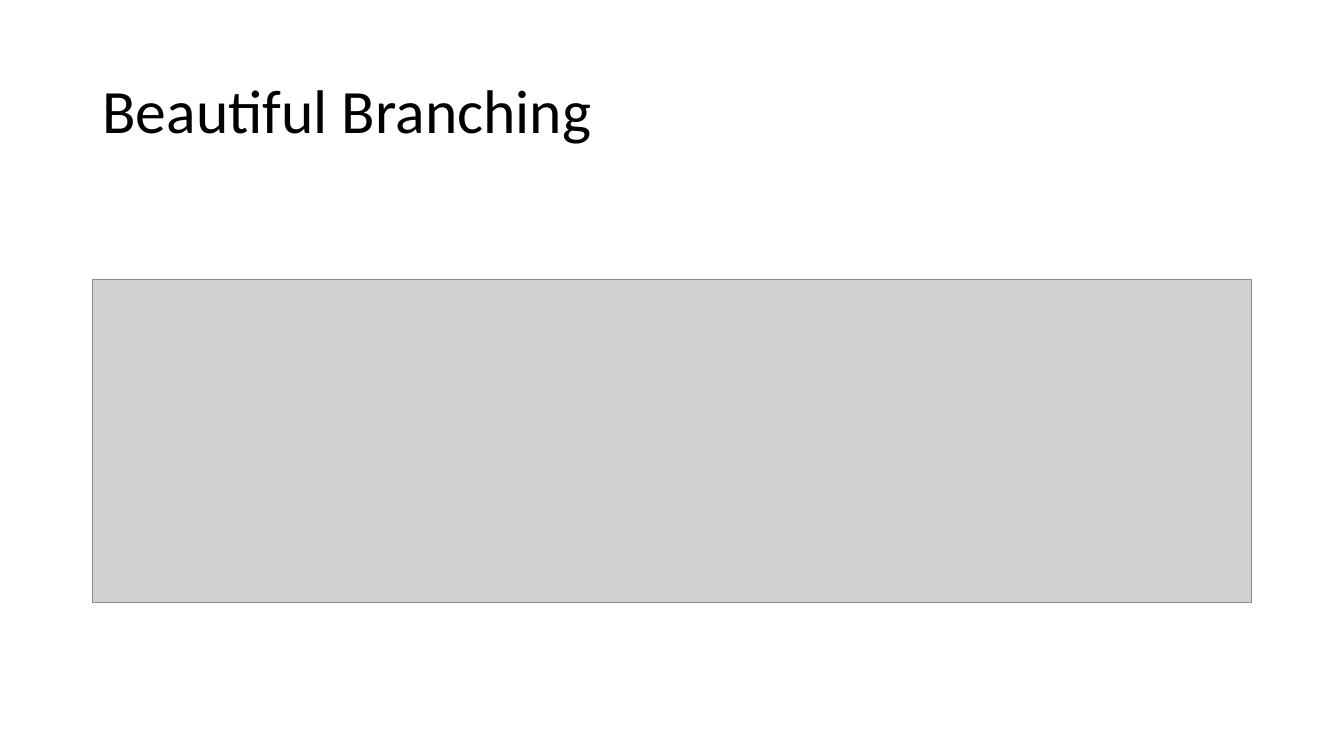
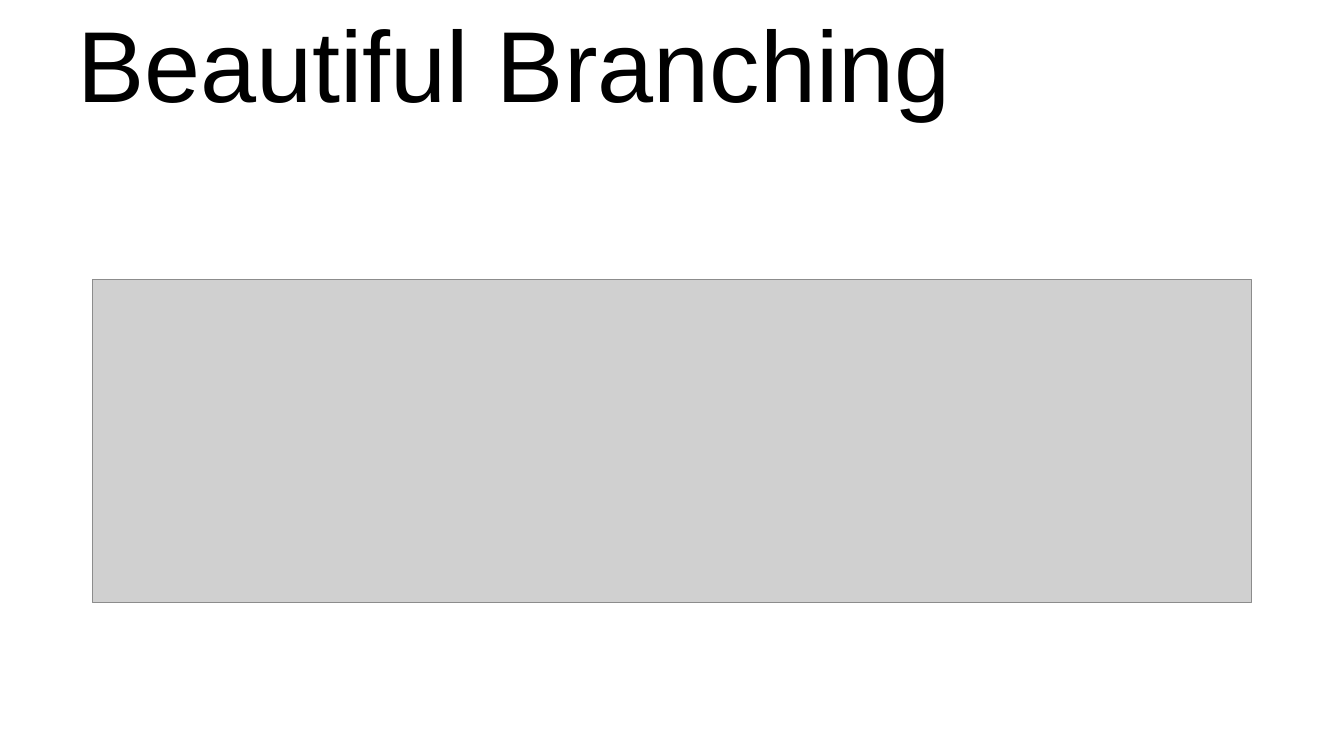
Before and after one commit to csgray/cs372-battleship, a slide deck: slide 6 of development_process/presentation.pptx. Drawn at 1344x756 pixels with LibreOffice and Linux fonts; fonts in the diff are those of the drawing; grey boxes stand for pictures; background and template pictures are left out. Boxes give left, top, right and bottom in pixels: in the first picture for what was removed or moved away, otherwise in the second. Text is boxed around its words. In the diff, an @@ line names an element or a change of style, - is before the commit and + after.

Commit message:
added some color and resized a smidge

```diff
--- a/development_process/presentation.pptx
+++ b/development_process/presentation.pptx
@@ title "Beautiful Branching": place and size @@
-title "Beautiful Branching" at (102,90,591,144)
+title "Beautiful Branching" at (77,29,951,121)
@@ title "Beautiful Branching" at (77,29,951,121): size 44 to 72 pt, font Calibri to Arial; line spacing 0.9 to 1 @@
```
Also in this commit, not shown: 8 other slides changed.
